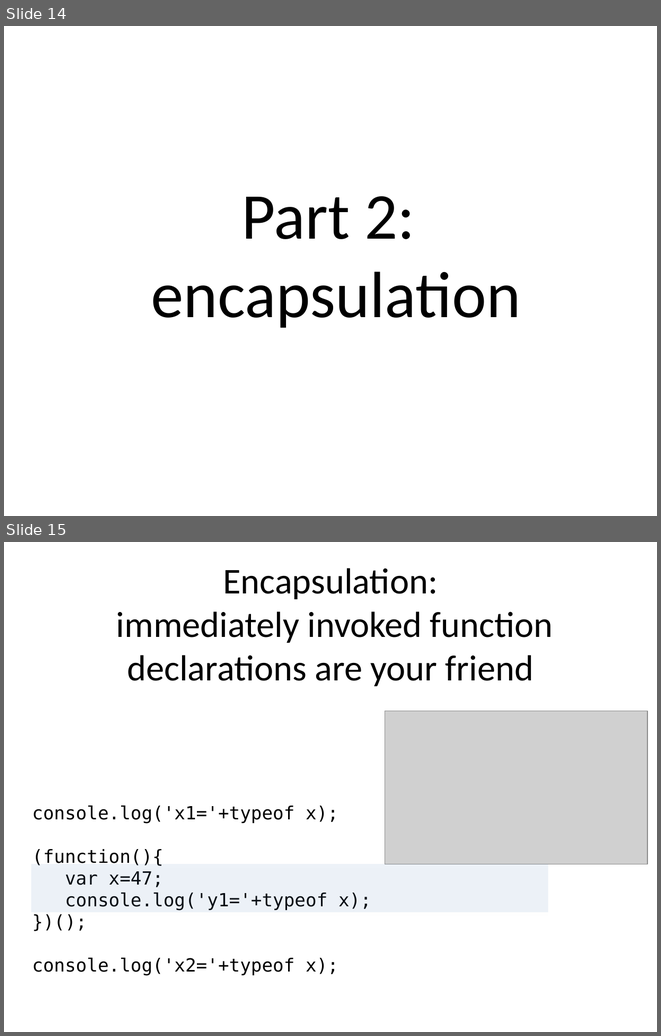
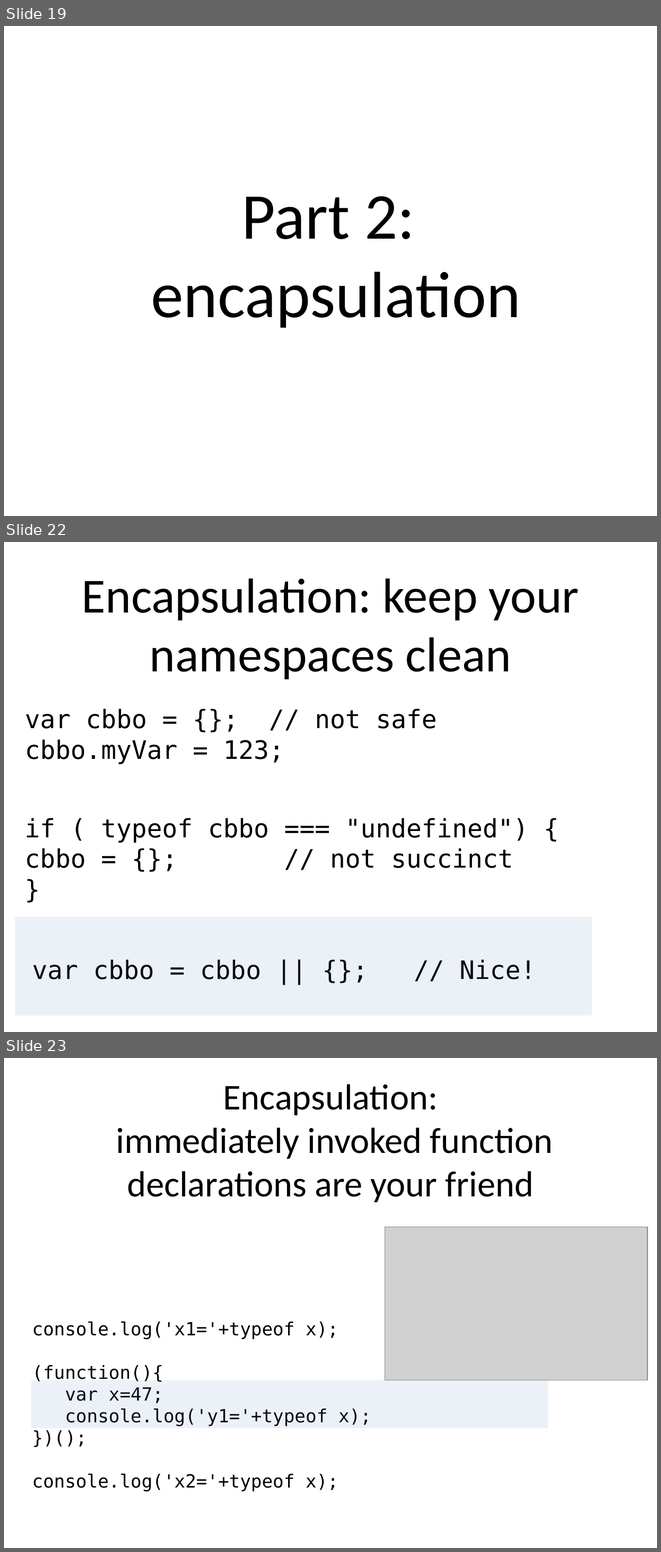
Before and after one commit to benralexander/lv, a slide deck: myD3_latest_c.ppt. Shown one above the other, each under a label of ours: slides 14 and 15 before the commit, slides 19, 22 and 23 after it; the slides between them are not shown. The pictures are 661x1036 and 661x1552 pixels, drawn with LibreOffice and Linux fonts; fonts in the diff are those of the drawing; grey boxes stand for pictures. Boxes give left, top, right and bottom in pixels: in the first picture for what was removed or moved away, otherwise in the second. Text is boxed around its words. In the diff, an @@ line names an element or a change of style, - is before the commit and + after.

```diff
--- a/myD3_latest_c.ppt
+++ b/myD3_latest_c.ppt
@@ slide 22 added at bbox=[4, 542, 657, 1032], background #FFFFFF @@
@@ title added at bbox=[82, 579, 579, 679], 54 pt, text #000000 @@
+Encapsulation: keep your namespaces clean
@@ text added at bbox=[25, 708, 437, 764], 28 pt, text #000000 @@
+var cbbo = {}; // not safe
+cbbo.myVar = 123;
@@ text added at bbox=[25, 818, 529, 868], 28 pt, text #000000 @@
+if ( typeof cbbo === "undefined") {
+cbbo = {}; // not succinct
+}
@@ rectangle added at bbox=[15, 917, 592, 1015], fill #4F81BD at 10% opacity @@
@@ text added at bbox=[32, 959, 536, 979], 28 pt, text #000000 @@
+var cbbo = cbbo || {}; // Nice!
@@ what was slide 14 is now slide 19 @@
@@ what was slide 15 is now slide 23 @@
```
Also in this commit, not shown: 3 slides changed, 7 other slides added, 8 other files.
